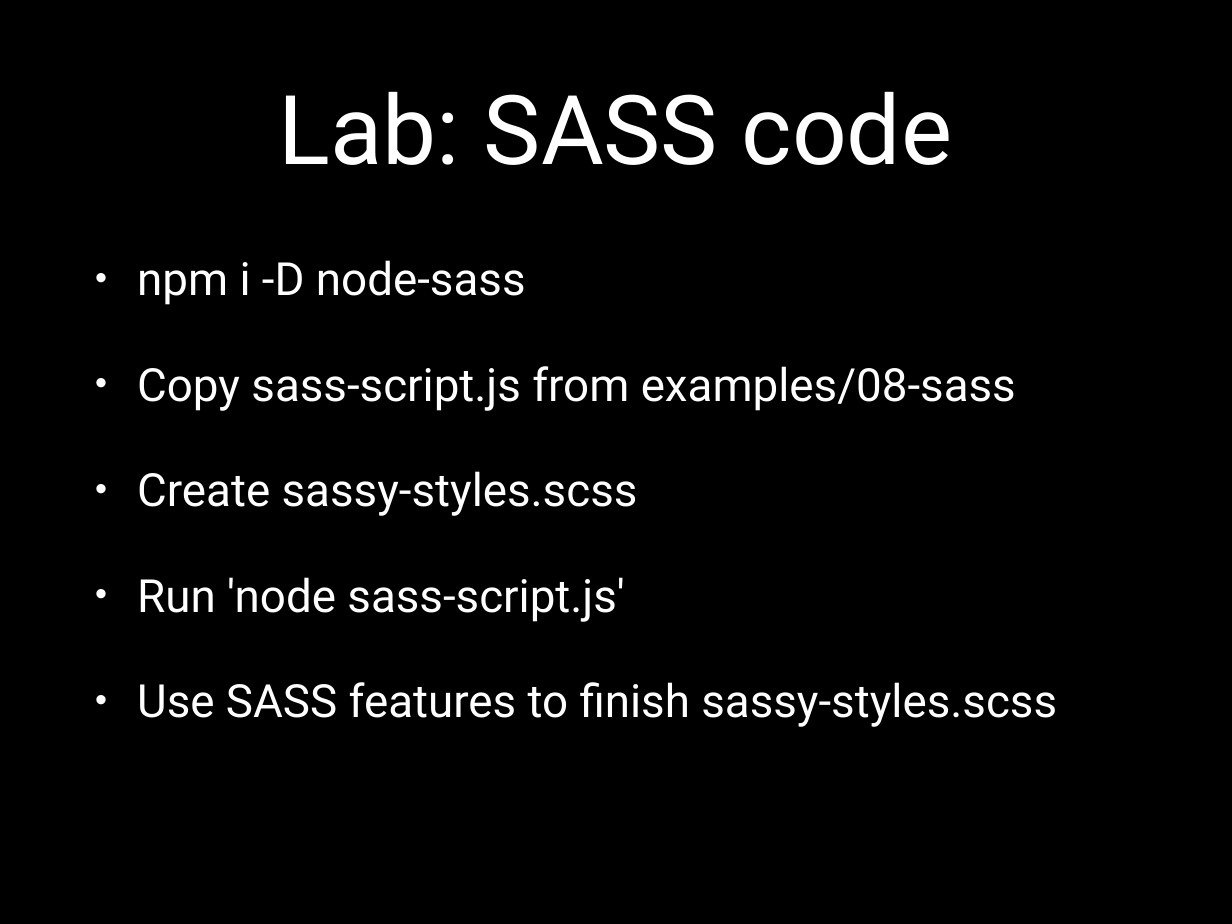
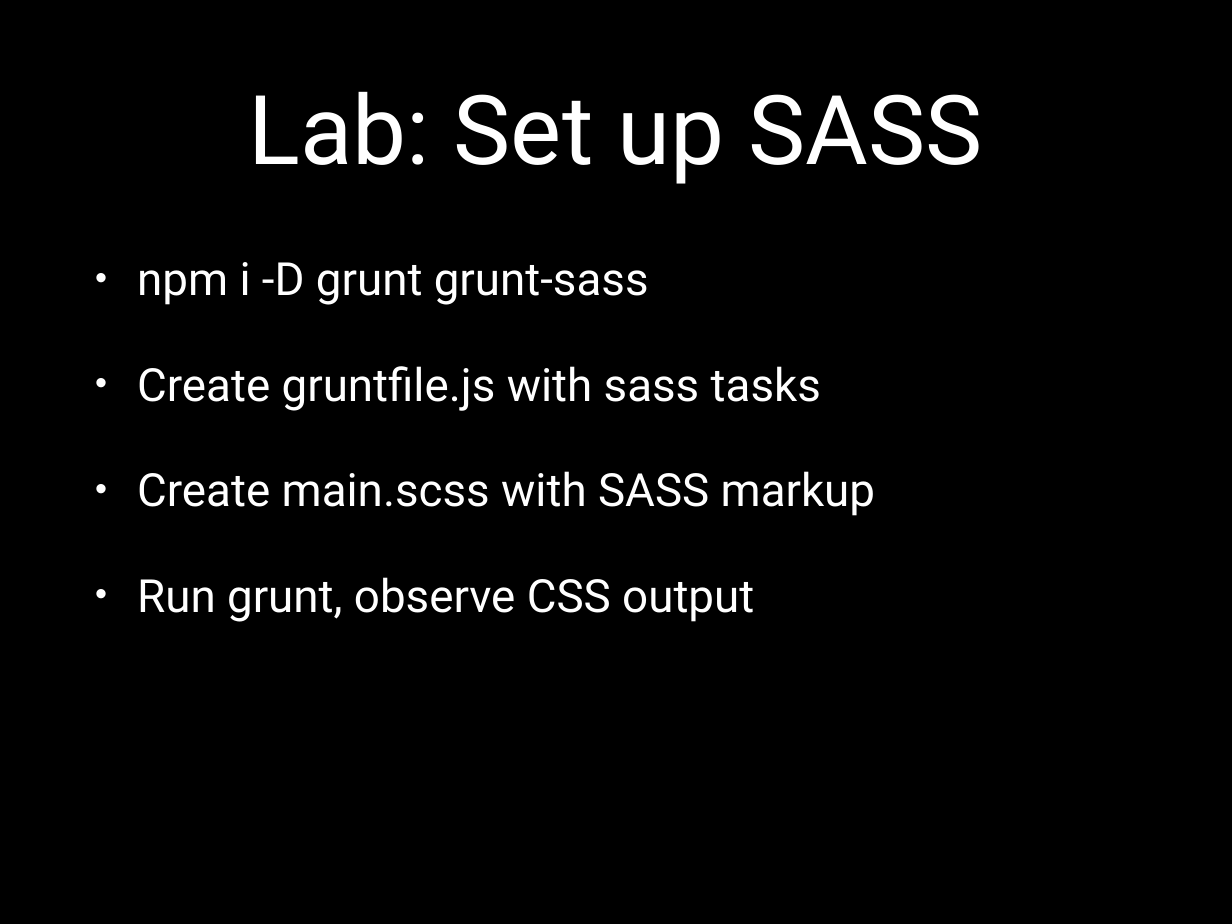
Before and after one commit to eliasjames/training-web-dev, a slide deck: slide 35 of intermediate-front-end/slides/powerpoint/day2.pptx (slide 27 before the commit). Drawn at 1232x924 pixels with LibreOffice and Linux fonts; fonts in the diff are those of the drawing. Boxes give left, top, right and bottom in pixels: in the first picture for what was removed or moved away, otherwise in the second. Text is boxed around its words. In the diff, an @@ line names an element or a change of style, - is before the commit and + after.

Commit message:
Slides

```diff
--- a/intermediate-front-end/slides/powerpoint/day2.pptx
+++ b/intermediate-front-end/slides/powerpoint/day2.pptx
@@ title at (249,91,982,184): text changed @@
-Lab: SASS code
+Lab: Set up SASS
@@ text at (137,262,875,622): text changed @@
-• npm i -D node-sass
-• Copy sass-script.js from examples/08-sass
-• Create sassy-styles.scss
-• Run 'node sass-script.js'
-• Use SASS features to finish sassy-styles.scss
+• npm i -D grunt grunt-sass
+• Create gruntfile.js with sass tasks
+• Create main.scss with SASS markup
+• Run grunt, observe CSS output
```
Also in this commit, not shown: 8 other slides changed, 9 slides added, 1 slide removed, 3 other files.
